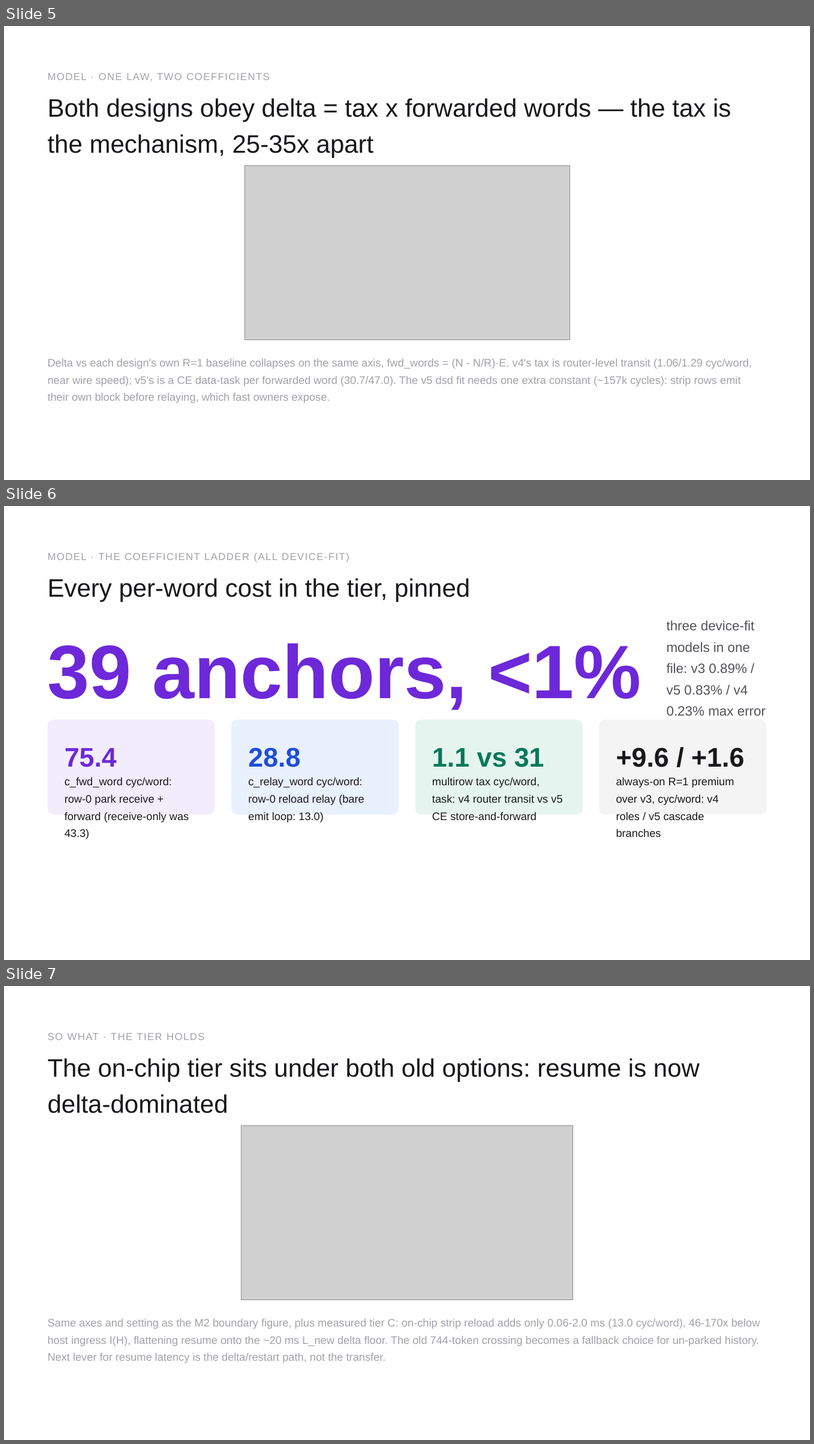
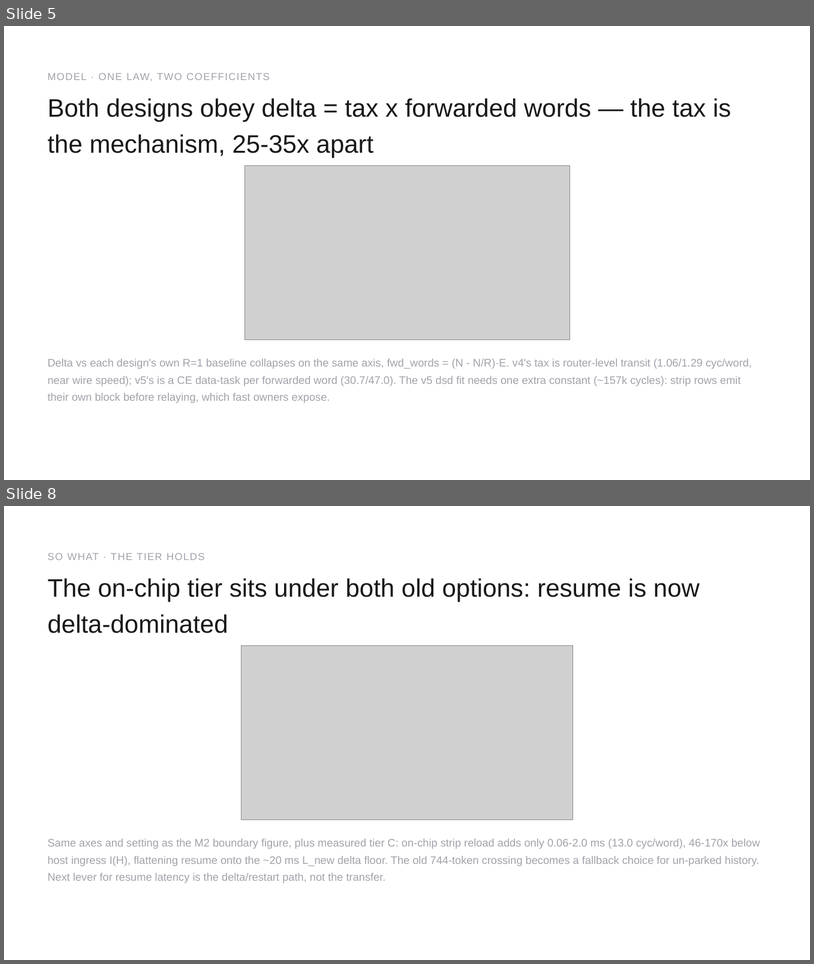
Before and after one commit to happyandslow/agent-memory, a slide deck: projects/WaferEngine-staging/meetings/2026-08-24.pptx. Shown one above the other, each under a label of ours: slides 5, 6 and 7 before the commit, slides 5 and 8 after it; the slides between them are not shown. The pictures are 814x1444 and 814x964 pixels, drawn with LibreOffice and Linux fonts; fonts in the diff are those of the drawing; grey boxes stand for pictures. Boxes give left, top, right and bottom in pixels: in the first picture for what was removed or moved away, otherwise in the second. Text is boxed around its words. In the diff, an @@ line names an element or a change of style, - is before the commit and + after.

```diff
--- a/projects/WaferEngine-staging/meetings/2026-08-24.pptx
+++ b/projects/WaferEngine-staging/meetings/2026-08-24.pptx
@@ slide 6 removed at box(4, 506, 810, 960), background #FFFFFF @@
@@ text removed at box(48, 553, 350, 562) @@
-MODEL · THE COEFFICIENT LADDER (ALL DEVICE-FIT)
@@ text removed at box(48, 578, 470, 602) @@
-Every per-word cost in the tier, pinned
@@ text removed at box(667, 620, 766, 715) @@
-three device-fit models in one file: v3 0.89% / v5 0.83% / v4 0.23% max error
@@ text removed at box(48, 643, 642, 710) @@
-39 anchors, <1%
@@ rounded rectangle removed at box(48, 719, 215, 814) @@
@@ rounded rectangle removed at box(231, 719, 399, 814) @@
@@ rounded rectangle removed at box(416, 719, 583, 814) @@
@@ rounded rectangle removed at box(600, 719, 767, 814) @@
@@ text removed at box(65, 748, 117, 767) @@
-75.4
@@ text removed at box(248, 747, 300, 767) @@
-28.8
@@ text removed at box(432, 747, 545, 767) @@
-1.1 vs 31
@@ text removed at box(617, 747, 744, 767) @@
-+9.6 / +1.6
@@ text removed at box(65, 777, 189, 839) @@
-c_fwd_word cyc/word: row-0 park receive + forward (receive-only was 43.3)
@@ text removed at box(248, 777, 365, 822) @@
-c_relay_word cyc/word: row-0 reload relay (bare emit loop: 13.0)
@@ text removed at box(432, 777, 563, 820) @@
-multirow tax cyc/word, task: v4 router transit vs v5 CE store-and-forward
@@ text removed at box(617, 777, 735, 820) @@
-always-on R=1 premium over v3, cyc/word: v4 roles / v5 cascade branches
@@ what was slide 7 is now slide 8 @@
```
Also in this commit, not shown: 2 slides added, 14 other files.
